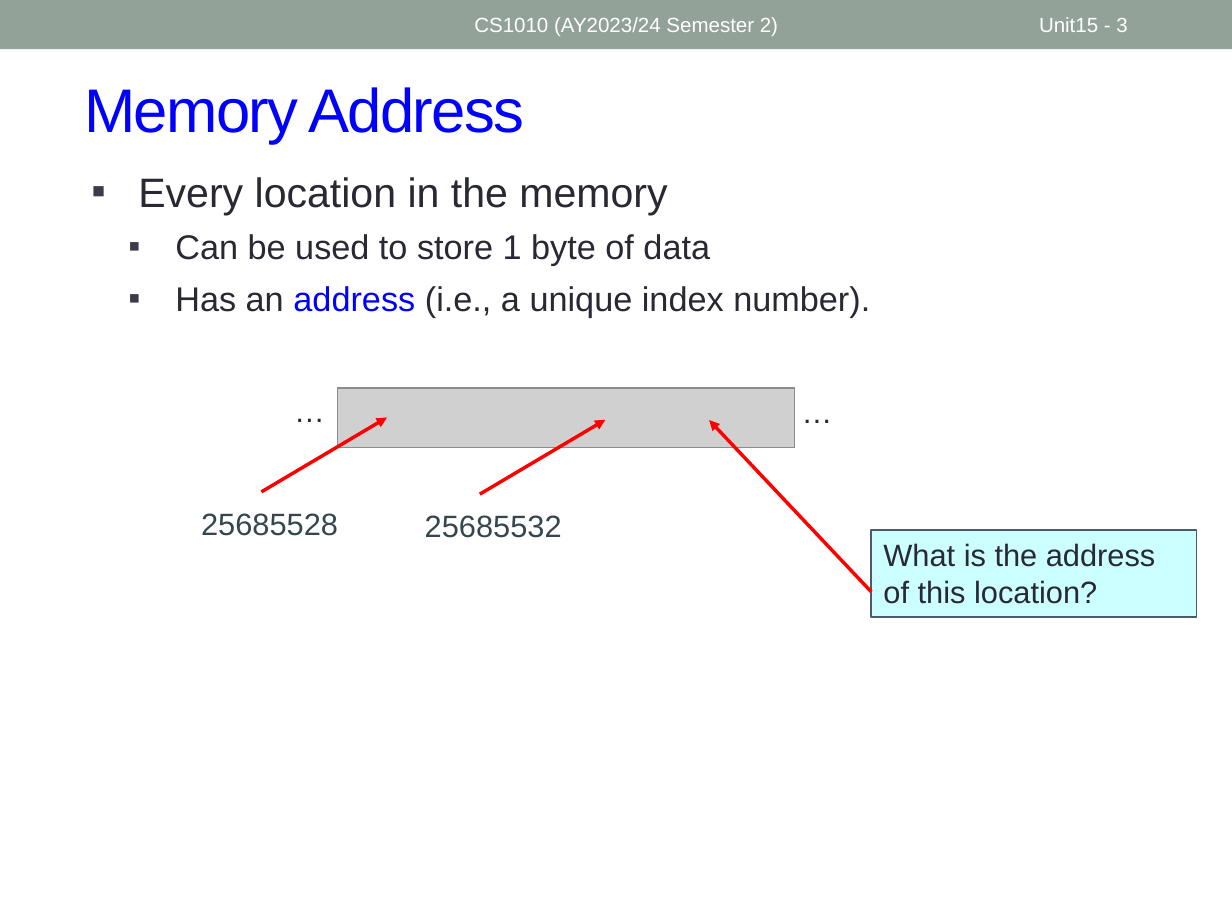
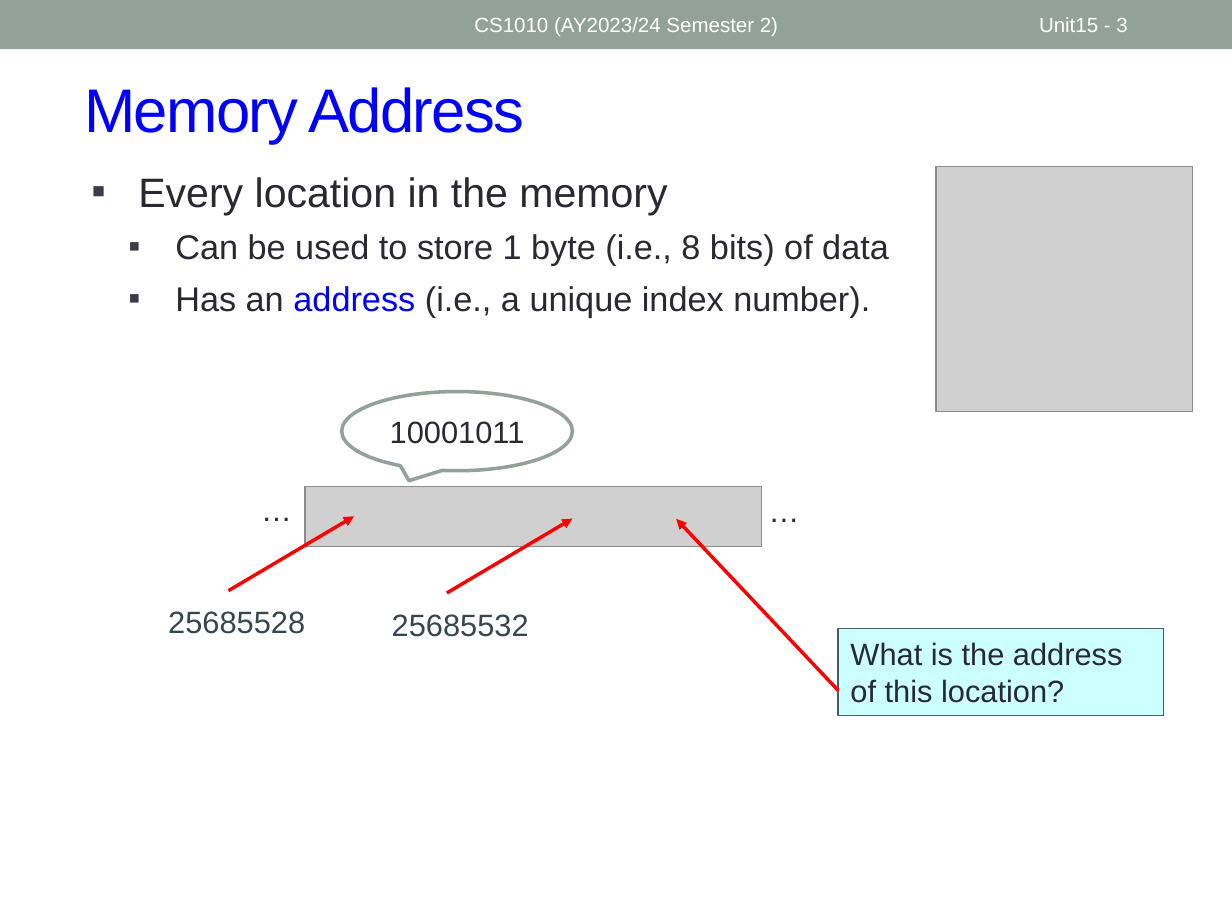
Before and after one commit to nus-cs1010-2425-s2/website, a slide deck: slide 3 of slides/Unit15_Pointers.pptx. Drawn at 1232x924 pixels with LibreOffice and Linux fonts; fonts in the diff are those of the drawing; grey boxes stand for pictures. Boxes give left, top, right and bottom in pixels: in the first picture for what was removed or moved away, otherwise in the second. Text is boxed around its words. In the diff, an @@ line names an element or a change of style, - is before the commit and + after.

```diff
--- a/slides/Unit15_Pointers.pptx
+++ b/slides/Unit15_Pointers.pptx
@@ picture added at (936, 166, 1193, 411) @@
@@ text at (175, 234, 889, 266): text changed @@
-  ▪ Can be used to store 1 byte of data
+  ▪ Can be used to store 1 byte (i.e., 8 bits) of data
@@ speech bubble added at (341, 392, 572, 471), fill #FFFFFF, outline #93A299 2.08 pt, 18 pt, text #292934 @@
+10001011
@@ 1 picture, 1 text, 1 arrow: place and size @@
-1 picture, 1 text, 1 arrow at (201, 388, 795, 536)
+1 picture, 1 text, 1 arrow at (168, 487, 763, 634)
@@ 3 texts, 2 arrows, 1 rectangle: place and size @@
-3 texts, 2 arrows, 1 rectangle at (261, 386, 1196, 617)
+3 texts, 2 arrows, 1 rectangle at (228, 484, 1163, 716)
```
Also in this commit, not shown: 1 slide added, 1 other file.
